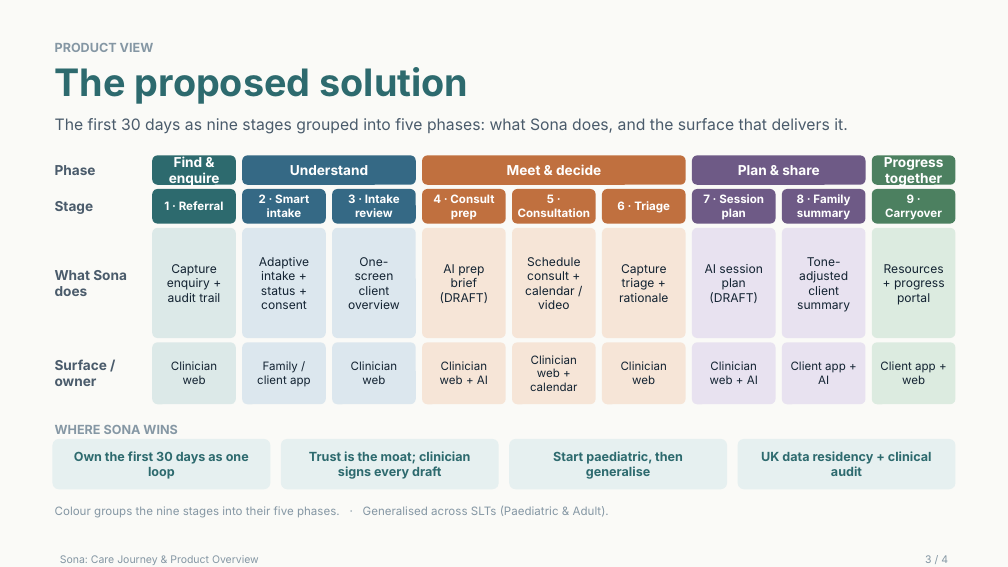
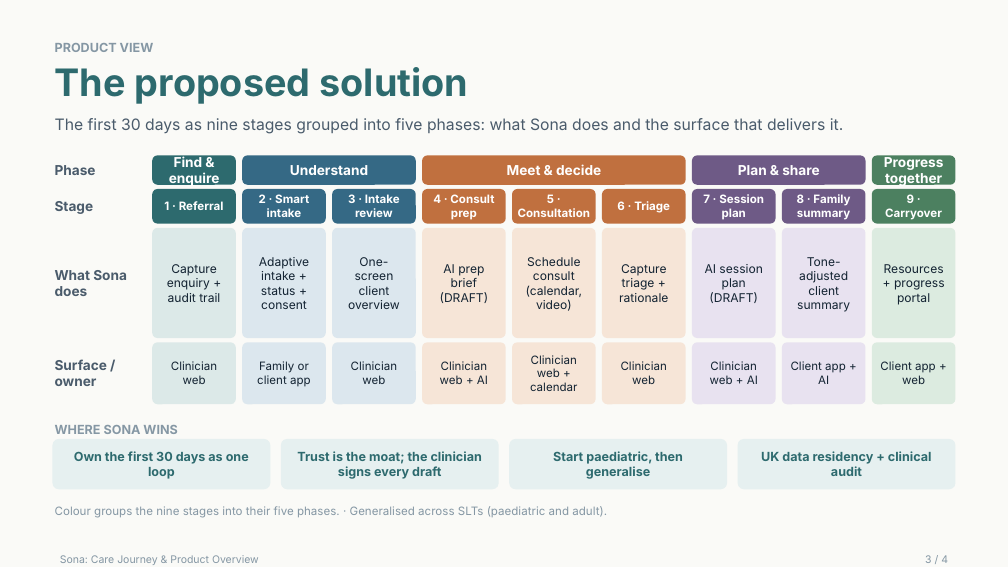
Before and after one commit to devuplabs/speech-mvp, a slide deck: slide 3 of docs/design/Sona_Care_Journey_Deck.pptx. Drawn at 1008x567 pixels with LibreOffice and Linux fonts; fonts in the diff are those of the drawing. Boxes give left, top, right and bottom in pixels: in the first picture for what was removed or moved away, otherwise in the second. Text is boxed around its words. In the diff, an @@ line names an element or a change of style, - is before the commit and + after.

```diff
--- a/docs/design/Sona_Care_Journey_Deck.pptx
+++ b/docs/design/Sona_Care_Journey_Deck.pptx
@@ text at [55,118,843,134]: text changed @@
-The first 30 days as nine stages grouped into five phases: what Sona does, and the surface that delivers it.
+The first 30 days as nine stages grouped into five phases: what Sona does and the surface that delivers it.
@@ text at [526,257,583,311]: text changed @@
-Schedule consult + calendar / video
+Schedule consult (calendar, video)
@@ text at [257,361,311,387]: text changed @@
-Family / client app
+Family or client app
@@ text at [297,451,482,479]: text changed @@
-Trust is the moat; clinician signs every draft
+Trust is the moat; the clinician signs every draft
@@ text at [55,506,607,518]: text changed @@
-Colour groups the nine stages into their five phases. · Generalised across SLTs (Paediatric & Adult).
+Colour groups the nine stages into their five phases. · Generalised across SLTs (paediatric and adult).
```
Also in this commit, not shown: 3 other slides changed, 2 other files.
